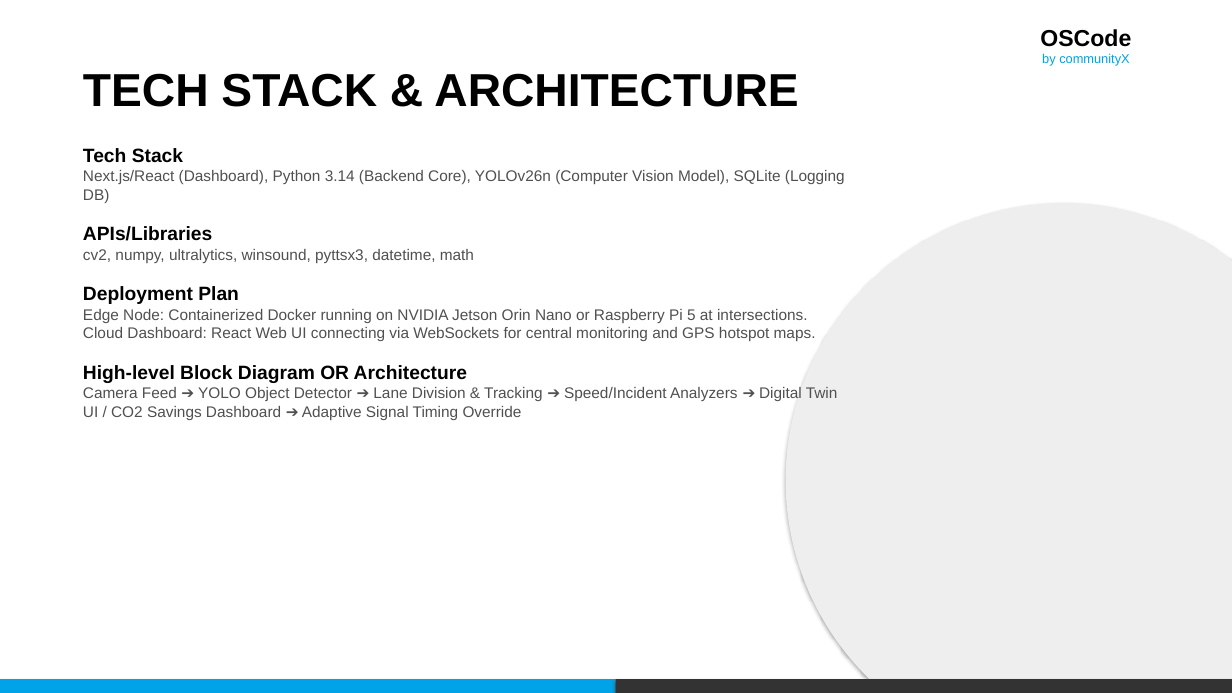
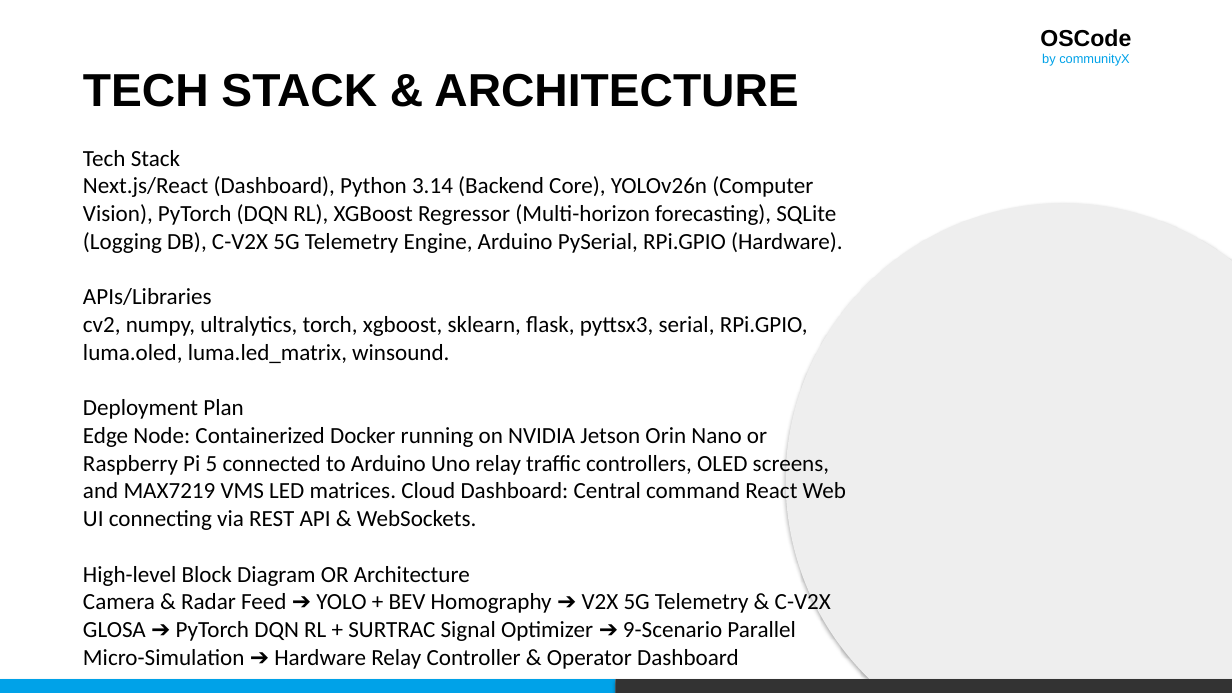
Before and after one commit to deepshekhar555/ai-traffic-management-system, a slide deck: slide 6 of presentation/OSCode_Decode_SIH_2026_Ideation_PPT_Updated.pptx. Drawn at 1232x693 pixels with LibreOffice and Linux fonts; fonts in the diff are those of the drawing. Boxes give left, top, right and bottom in pixels: in the first picture for what was removed or moved away, otherwise in the second. Text is boxed around its words. In the diff, an @@ line names an element or a change of style, - is before the commit and + after.

Commit message:
Upgraded SIH 2026 Ideation PPT (OSCode_Decode_SIH_2026_Ideation_PPT_Updated.pptx) to include V2X 5G, 24GHz Radar, Iron Man AR HUD, 9-Simulation Grid, PyTorch DQN RL, and Academic Research Literature Gap Bridging without IEEE mention

```diff
--- a/presentation/OSCode_Decode_SIH_2026_Ideation_PPT_Updated.pptx
+++ b/presentation/OSCode_Decode_SIH_2026_Ideation_PPT_Updated.pptx
@@ text at <box>83,176,843,253</box>: text changed; size 12 to 18 pt; font Arial to Calibri; text colour #505050 to #000000 @@
-Next.js/React (Dashboard), Python 3.14 (Backend Core), YOLOv26n (Computer Vision Model), SQLite (Logging DB)
+Next.js/React (Dashboard), Python 3.14 (Backend Core), YOLOv26n (Computer Vision), PyTorch (DQN RL), XGBoost Regressor (Multi-horizon forecasting), SQLite (Logging DB), C-V2X 5G Telemetry Engine, Arduino PySerial, RPi.GPIO (Hardware).
@@ text at <box>83,150,470,586</box>: size 15 to 18 pt, font Arial to Calibri, bold off in "Tech Stack", "APIs/Libraries", "Deployment Plan", "High-level Block Diagram OR Architecture" @@
@@ text at <box>83,316,808,363</box>: text changed; size 12 to 18 pt; font Arial to Calibri; text colour #505050 to #000000 @@
-cv2, numpy, ultralytics, winsound, pyttsx3, datetime, math
+cv2, numpy, ultralytics, torch, xgboost, sklearn, flask, pyttsx3, serial, RPi.GPIO, luma.oled, luma.led_matrix, winsound.
@@ text at <box>83,427,846,530</box>: text changed; size 12 to 18 pt; font Arial to Calibri; text colour #505050 to #000000 @@
-Edge Node: Containerized Docker running on NVIDIA Jetson Orin Nano or Raspberry Pi 5 at intersections.
-Cloud Dashboard: React Web UI connecting via WebSockets for central monitoring and GPS hotspot maps.
+Edge Node: Containerized Docker running on NVIDIA Jetson Orin Nano or Raspberry Pi 5 connected to Arduino Uno relay traffic controllers, OLED screens, and MAX7219 VMS LED matrices. Cloud Dashboard: Central command React Web UI connecting via REST API & WebSockets.
@@ text at <box>83,592,831,641</box>: text changed; size 12 to 18 pt; font Arial to Calibri; text colour #505050 to #000000 @@
-Camera Feed ➔ YOLO Object Detector ➔ Lane Division & Tracking ➔ Speed/Incident Analyzers ➔ Digital Twin UI / CO2 Savings Dashboard ➔ Adaptive Signal Timing Override
+Camera & Radar Feed ➔ YOLO + BEV Homography ➔ V2X 5G Telemetry & C-V2X GLOSA ➔ PyTorch DQN RL + SURTRAC Signal Optimizer ➔ 9-Scenario Parallel Micro-Simulation ➔ Hardware Relay Controller & Operator Dashboard
```
Also in this commit, not shown: 2 other slides changed, 2 other files.
